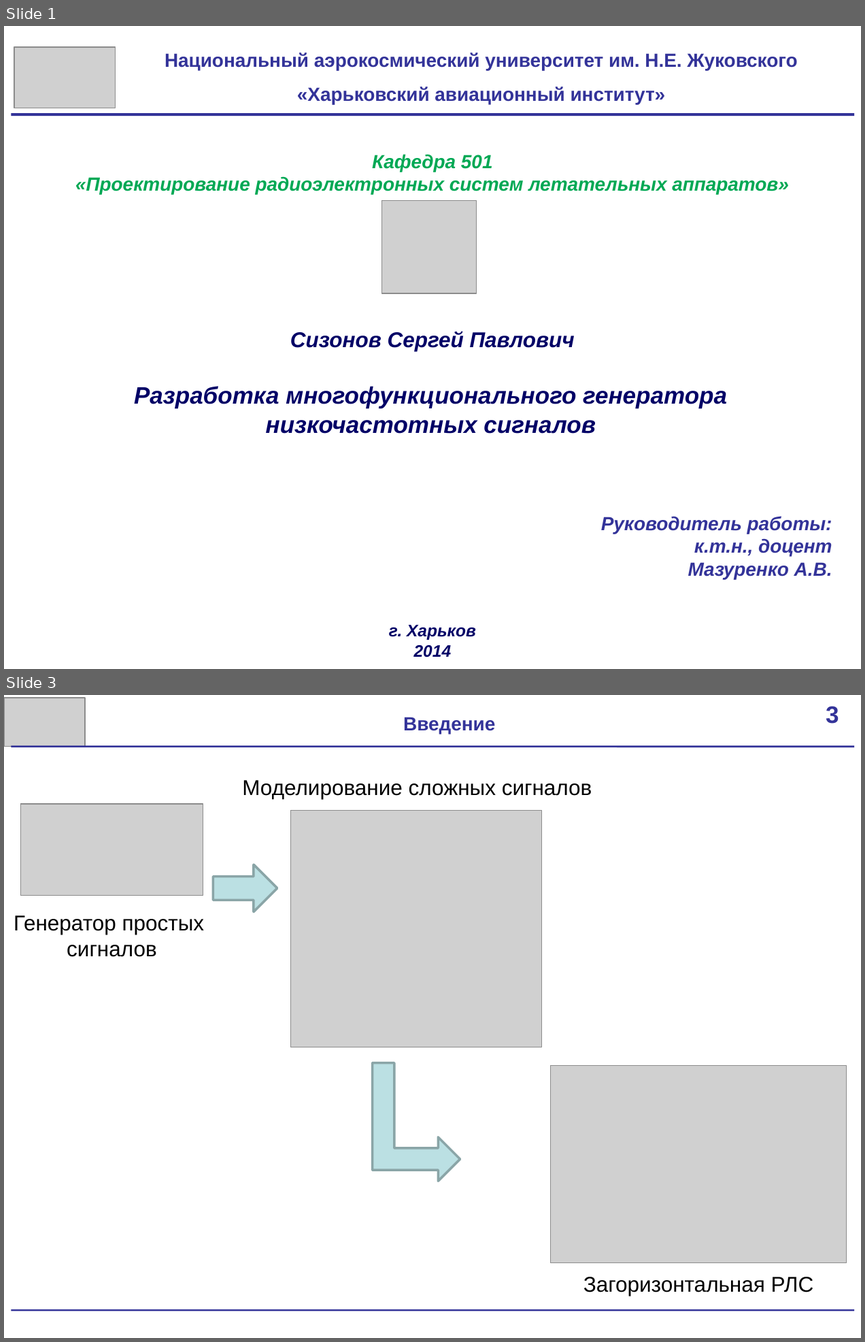
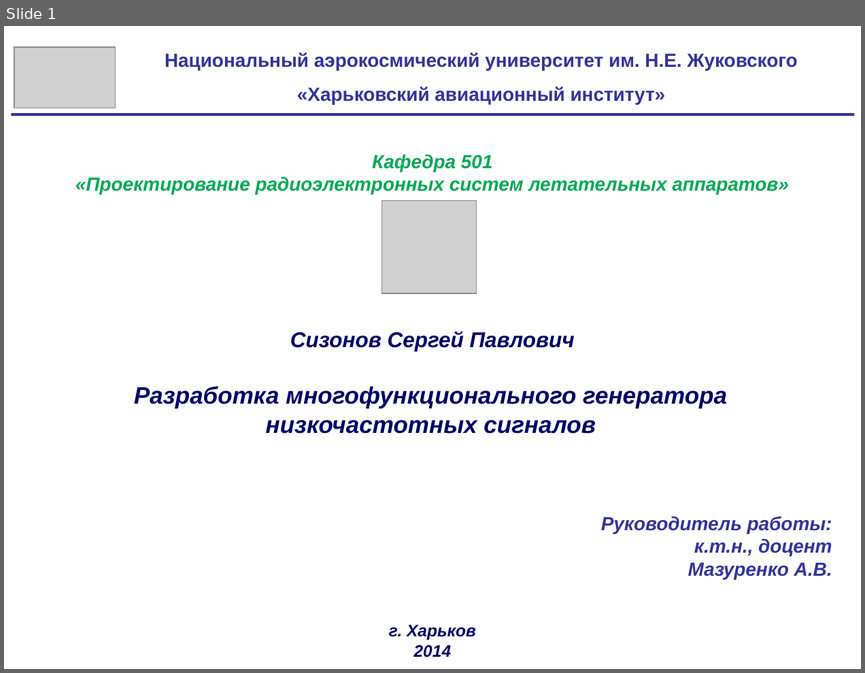
Before and after one commit to scorpion-afi/oscilator, a slide deck: documentation/Presentation.pptx. Shown one above the other, each under a label of ours: slides 1 and 3 before the commit, slide 1 after it; the slides between them are not shown. The pictures are 865x1342 and 865x673 pixels, drawn with LibreOffice and Linux fonts; fonts in the diff are those of the drawing; grey boxes stand for pictures. Boxes give left, top, right and bottom in pixels: in the first picture for what was removed or moved away, otherwise in the second. Text is boxed around its words. In the diff, an @@ line names an element or a change of style, - is before the commit and + after.

```diff
--- a/documentation/Presentation.pptx
+++ b/documentation/Presentation.pptx
@@ slide 3 removed at bbox=[4, 695, 861, 1338], background #FFFFFF @@
@@ picture removed at bbox=[4, 698, 84, 747] @@
@@ rectangle removed at bbox=[804, 695, 861, 743] @@
-3
@@ text removed at bbox=[403, 717, 495, 734] @@
-Введение
@@ line removed from (11, 747) to (854, 747) @@
@@ text removed at bbox=[242, 780, 592, 799] @@
-Моделирование сложных сигналов
@@ picture removed at bbox=[21, 804, 204, 896] @@
@@ picture removed at bbox=[291, 811, 542, 1047] @@
@@ right arrow removed at bbox=[213, 864, 277, 912] @@
@@ text removed at bbox=[14, 915, 205, 957] @@
-Генератор простых
-сигналов
@@ bent up arrow removed at bbox=[373, 1063, 460, 1181] @@
@@ picture removed at bbox=[551, 1065, 847, 1262] @@
@@ text removed at bbox=[583, 1276, 814, 1295] @@
-Загоризонтальная РЛС
@@ line removed from (11, 1310) to (854, 1310) @@
```
Also in this commit, not shown: 15 slides changed, 3 slides added, 1 other file.
